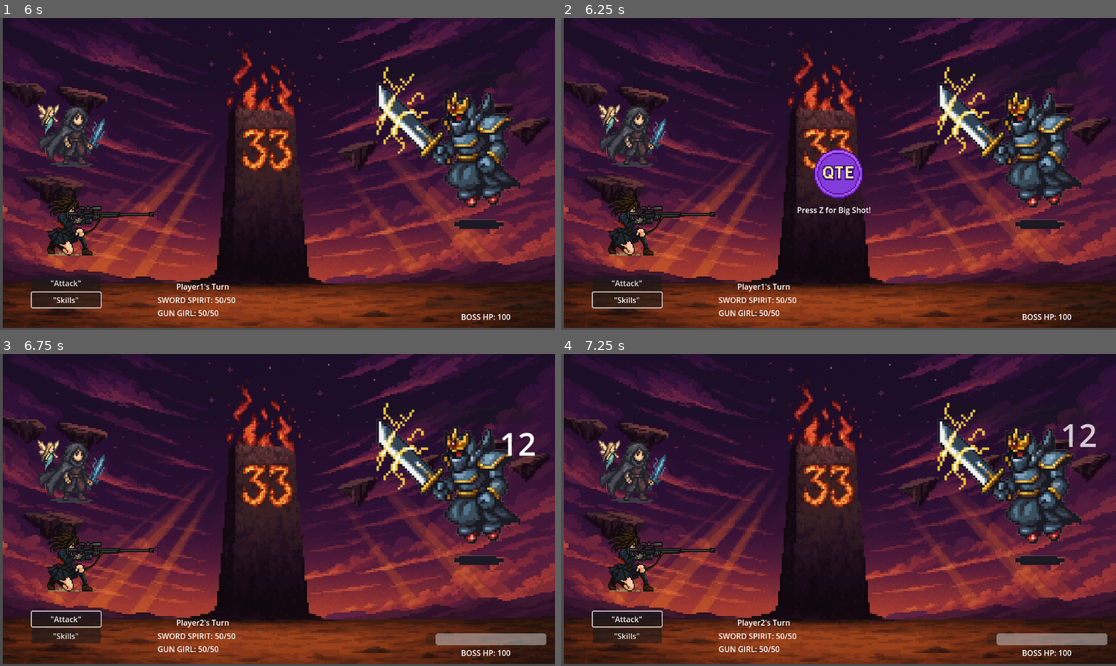
Above: before the commit, frames 1-4 (two rows, left to right).
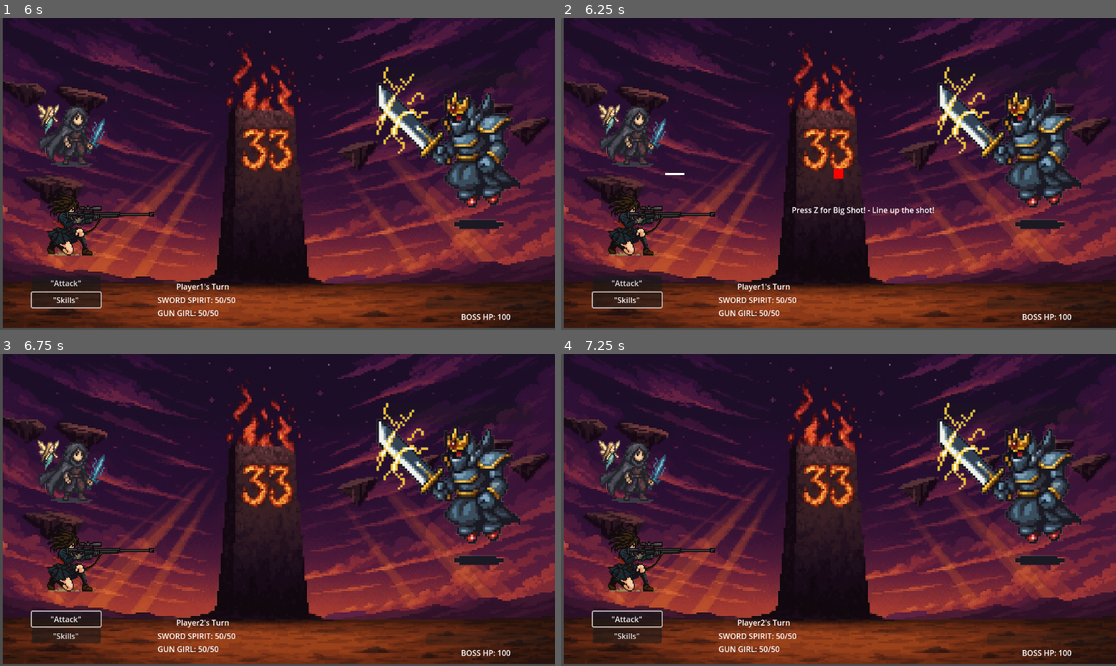
Above: after the commit, the same moments.

Repository: pmckay89/vifae-mvp-cc
Game: Godot game, scene res://scenes/OpeningScreen.tscn
Two runs of this game, one before a commit and one after it. Both use one fixed random seed, a clock stepped at 60 frames per second and the inputs below.
Inputs (mouse positions are in pixels of both pictures, inside the frame that each line leads up to):
- Up to frame 1 (6 s): tap Enter (start) at 0.5, 1.55, 3.5, 5.75 s; move the mouse to (399, 158) at 0.52 s; hold D (move right) 0.53-1.28 s; hold Z (confirm attack) 0.53-1.28 s; click (399, 158) at 0.67 s; tap X (parry) at 0.8, 1.35, 5.3 s; move the mouse to (166, 189) at 1.27 s; hold S (move down) 1.28-2 s; click "'Attack'" at 2 s; click "'Skills'" at 2.75 s; move the mouse to (333, 105) at 3.52 s; hold D (move right) 3.53-4.25 s; hold Enter (start) 3.53-4.25 s; tap Z (confirm attack) at 3.8, 5, 5.1 s; click "BigShot" at 4.25 s; move the mouse to (249, 236) at 5.02 s; hold W (move up) 5.03-5.78 s; click (249, 236) at 5.17 s; move the mouse to (444, 220) at 5.77 s; hold A (move left) from 5.78 s (still down); hold X (parry) from 5.78 s (still down)
- Up to frame 2 (6.25 s): keep holding A (move left); keep holding X (parry); tap Enter (start) at 6.05 s
- Up to frame 3 (6.75 s): keep holding A (move left); tap Z (confirm attack) at 6.5 s; move the mouse to (111, 463) at 6.52 s; release X (parry) at 6.53 s; tap Enter (start) at 6.6 s
- Up to frame 4 (7.25 s): keep holding A (move left); tap Z (confirm attack) at 6.8 s

Frame 1 is identical in both runs. In frame 2, 1.5% of the frame differs, in the area x 18-68%, y 41-64%; in frame 3, 0.9%; in frame 4, 0.9%.

Commit message:
add gun2 sound and updated qte manager

Diff:
--- a/scripts/managers/QTEManager.gd
+++ b/scripts/managers/QTEManager.gd
@@ -119,6 +119,10 @@
 	# Check for Phase Slam QTE
 	if prompt_text == "Hold X, release on cue!":
 		return await start_phase_slam_qte(action_name, prompt_text, target_player)
+
+	# Check for Sniper QTE
+	if prompt_text == "Press Z for Big Shot!":
+		return await start_sniper_qte(action_name, prompt_text, target_player)
 
 	qte_active = true
 
@@ -468,3 +472,98 @@
 			sfx_player.play()
 
 	return result
+
+func start_sniper_qte(action_name: String, prompt_text: String, target_player = null) -> String:
+	print("🎯 Sniper QTE started - line up the shot!")
+
+	qte_active = true
+	_ensure_qte_container()
+
+	var sfx_player := get_node_or_null("/root/BattleScene/SFXPlayer")
+
+	# Show QTE UI using new method
+	show_qte("press", prompt_text, 3000)  # 3 second window
+
+	# Hide the default circle - we're using custom elements
+	if qte_circle:
+		qte_circle.visible = false
+
+	# Create sweet spot (stationary center target)
+	var sweet_spot = ColorRect.new()
+	sweet_spot.size = Vector2(20, 20)
+	sweet_spot.color = Color.RED
+	var screen_center = get_viewport().get_visible_rect().size / 2
+	sweet_spot.position = screen_center - sweet_spot.size / 2
+	qte_container.add_child(sweet_spot)
+
+	# Create crosshair (moving)
+	var crosshair = ColorRect.new()
+	crosshair.size = Vector2(40, 4)
+	crosshair.color = Color.WHITE
+	crosshair.position = Vector2(50, screen_center.y - 2)  # Start from left side
+	qte_container.add_child(crosshair)
+
+	# Movement variables
+	var start_time = Time.get_ticks_msec()
+	var duration = 1500  # 3 seconds total
+	var screen_width = get_viewport().get_visible_rect().size.x
+	var movement_distance = screen_width - 90  # Account for crosshair width + margins
+	var movement_speed = movement_distance / (duration / 1000.0)  # pixels per second
+
+	var input_detected = false
+	var hit_result = "fail"
+
+	# Movement loop
+	while Time.get_ticks_msec() - start_time < duration:
+		var elapsed = (Time.get_ticks_msec() - start_time) / 1000.0
+
+		# Move crosshair across screen
+		crosshair.position.x = 50 + (elapsed * movement_speed)
+
+		# Update text
+		if qte_text:
+			qte_text.text = prompt_text + " - Line up the shot!"
+
+		# Check for input
+		if Input.is_action_just_pressed(action_name):
+			input_detected = true
+
+			# Check hit detection
+			var crosshair_center_x = crosshair.position.x + crosshair.size.x / 2
+			var sweet_spot_center_x = sweet_spot.position.x + sweet_spot.size.x / 2
+			var distance = abs(crosshair_center_x - sweet_spot_center_x)
+
+			if distance <= 5:  # Center zone (±5px)
+				hit_result = "crit"
+				print("🎯 PERFECT SNIPER SHOT! Bullseye!")
+			elif distance <= 15:  # Outer zone (±15px)
+				hit_result = "normal"
+				print("🎯 Good sniper shot! Hit the target!")
+			else:
+				hit_result = "fail"
+				print("💨 Sniper shot missed the target...")
+
+			break
+
+		await get_tree().process_frame
+
+	# Clean up
+	sweet_spot.queue_free()
+	crosshair.queue_free()
+	qte_active = false
+	hide_qte()
+
+	# Play feedback sound
+	if sfx_player:
+		match hit_result:
+			"crit":
+				sfx_player.stream = preload("res://assets/sfx/gun2.wav")
+				sfx_player.play()
+			"normal":
+				sfx_player.stream = preload("res://assets/sfx/gun2.wav")
+				sfx_player.play()
+			"fail":
+				sfx_player.stream = preload("res://assets/sfx/miss.wav")
+				sfx_player.play()
+
+	return hit_result
Not shown, added: assets/sfx/gun2.wav.import
Not shown, added: assets/sfx/gun2.wav
Not shown, added: assets/sfx/gun2.wav.asd
